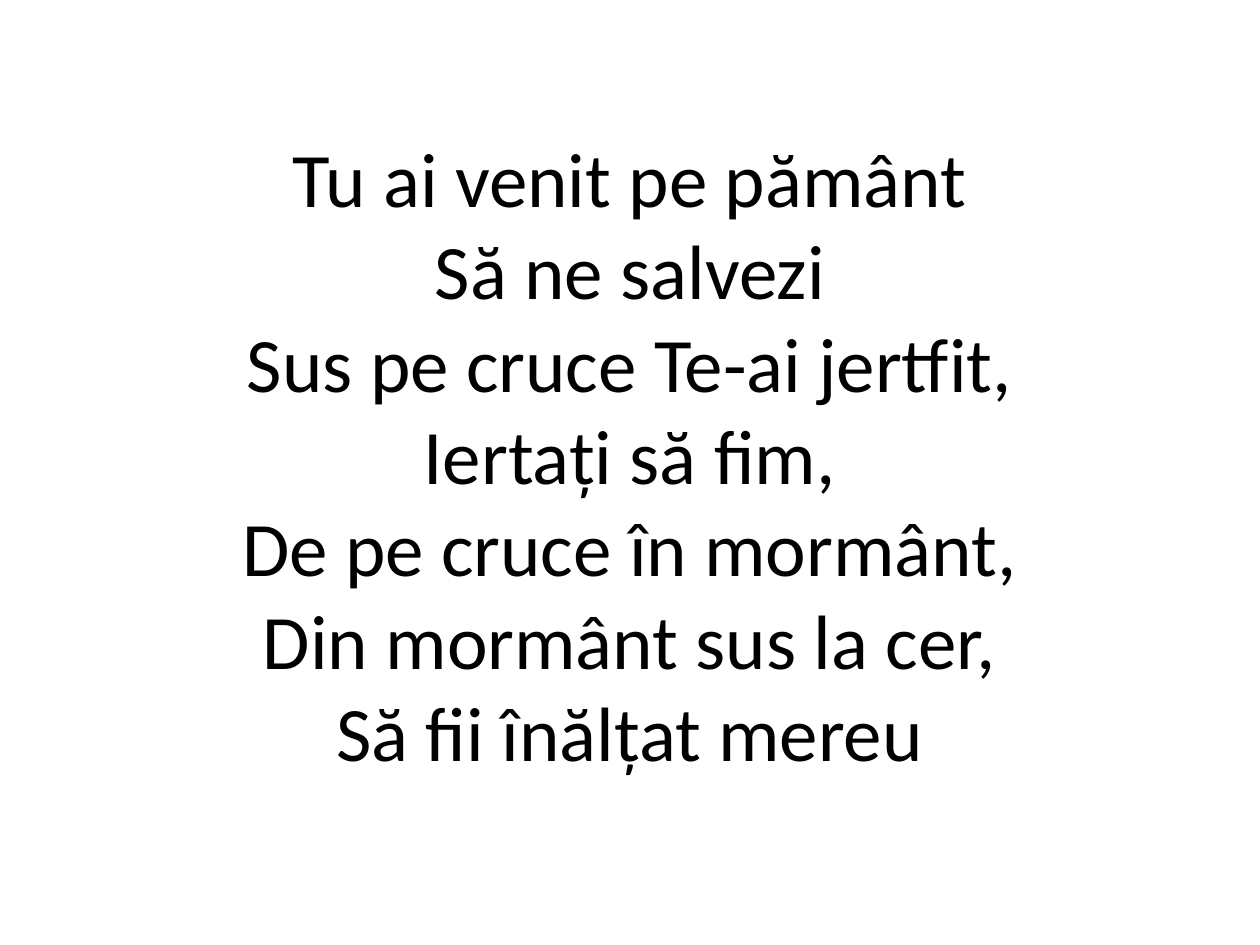
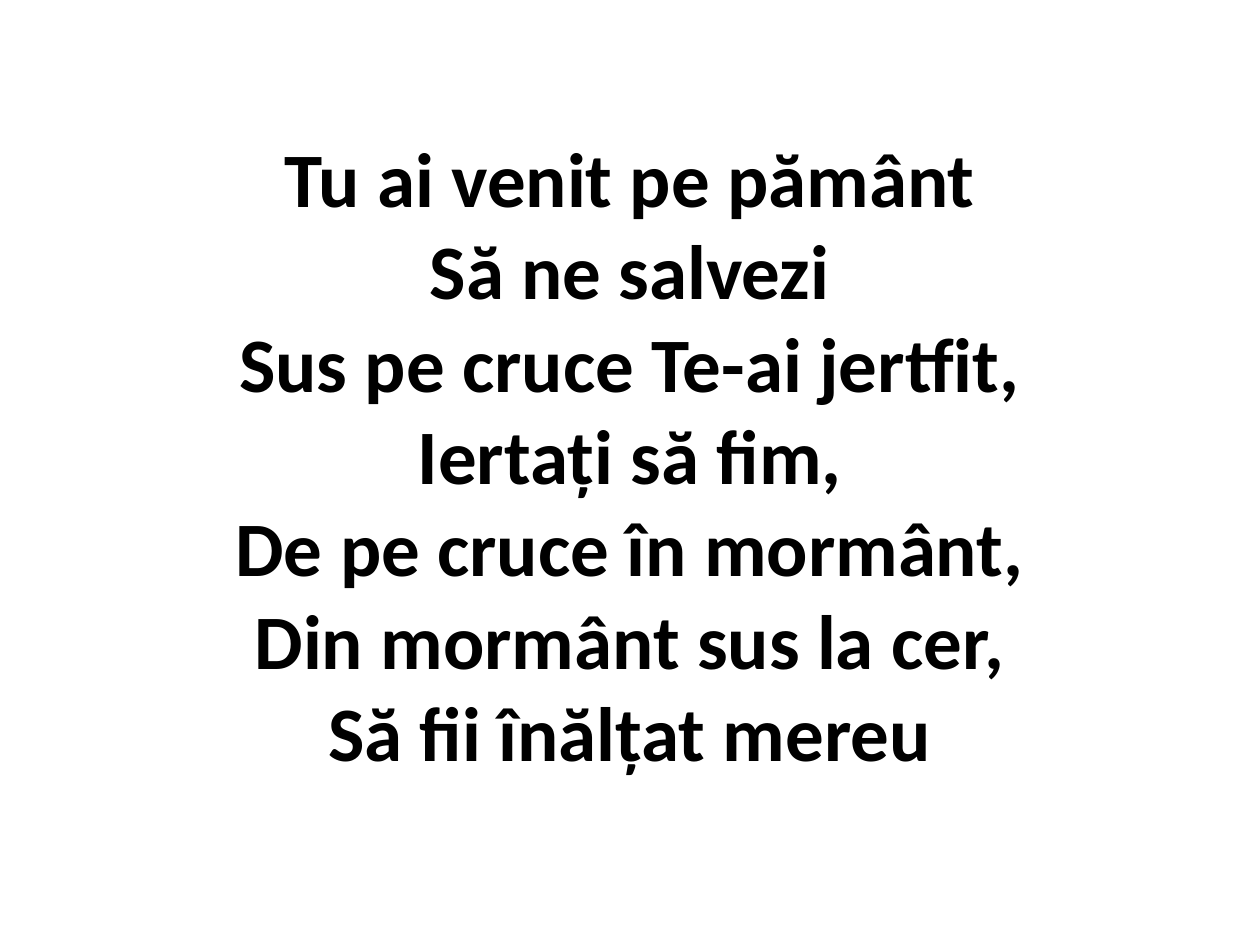
Before and after one commit to die2live/songwords, a slide deck: slide 2 of PPT/Doamne, numele-Ti inalt.pptx. Drawn at 1260x945 pixels with LibreOffice and Linux fonts; fonts in the diff are those of the drawing. Boxes give left, top, right and bottom in pixels: in the first picture for what was removed or moved away, otherwise in the second. Text is boxed around its words. In the diff, an @@ line names an element or a change of style, - is before the commit and + after.

```diff
--- a/PPT/Doamne, numele-Ti inalt.pptx
+++ b/PPT/Doamne, numele-Ti inalt.pptx
@@ title "Tu ai venit pe pământ ..." at (x1=235, y1=153, x2=1023, y2=775): bold on @@
```
Also in this commit, not shown: 4 other files.
